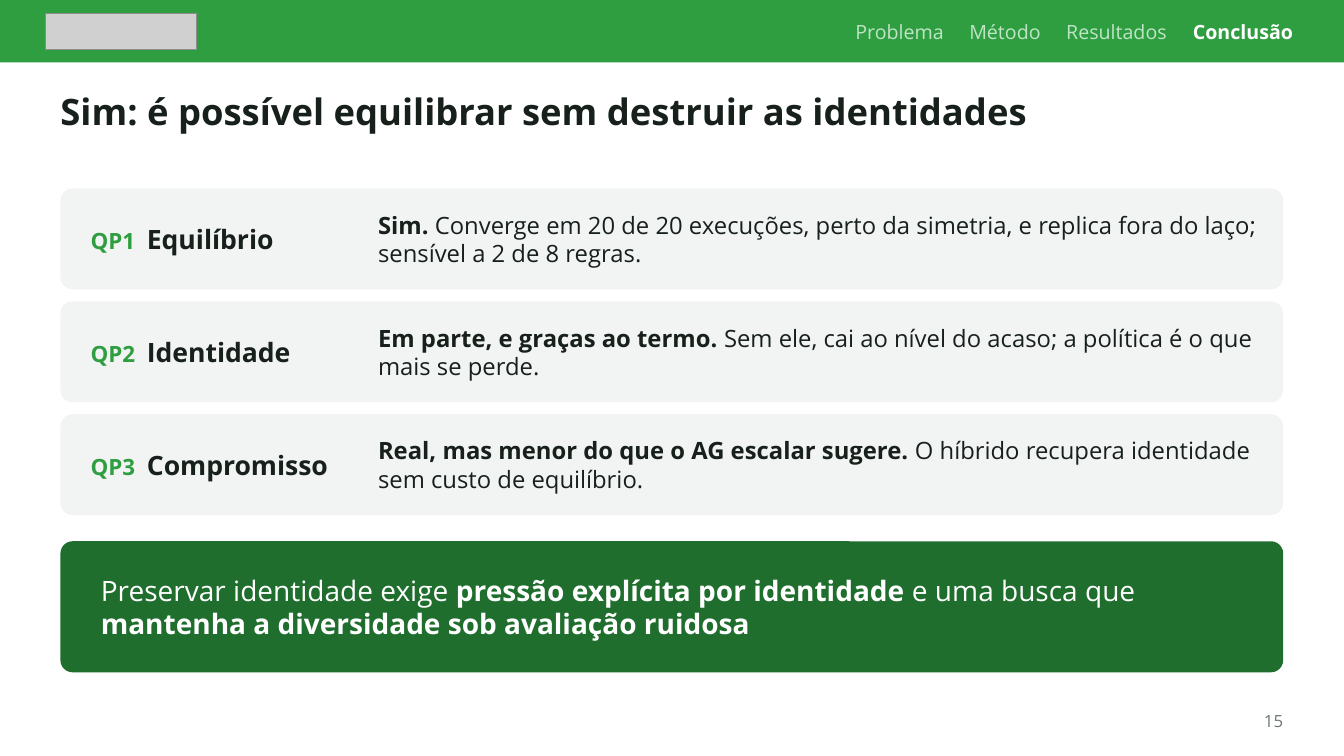
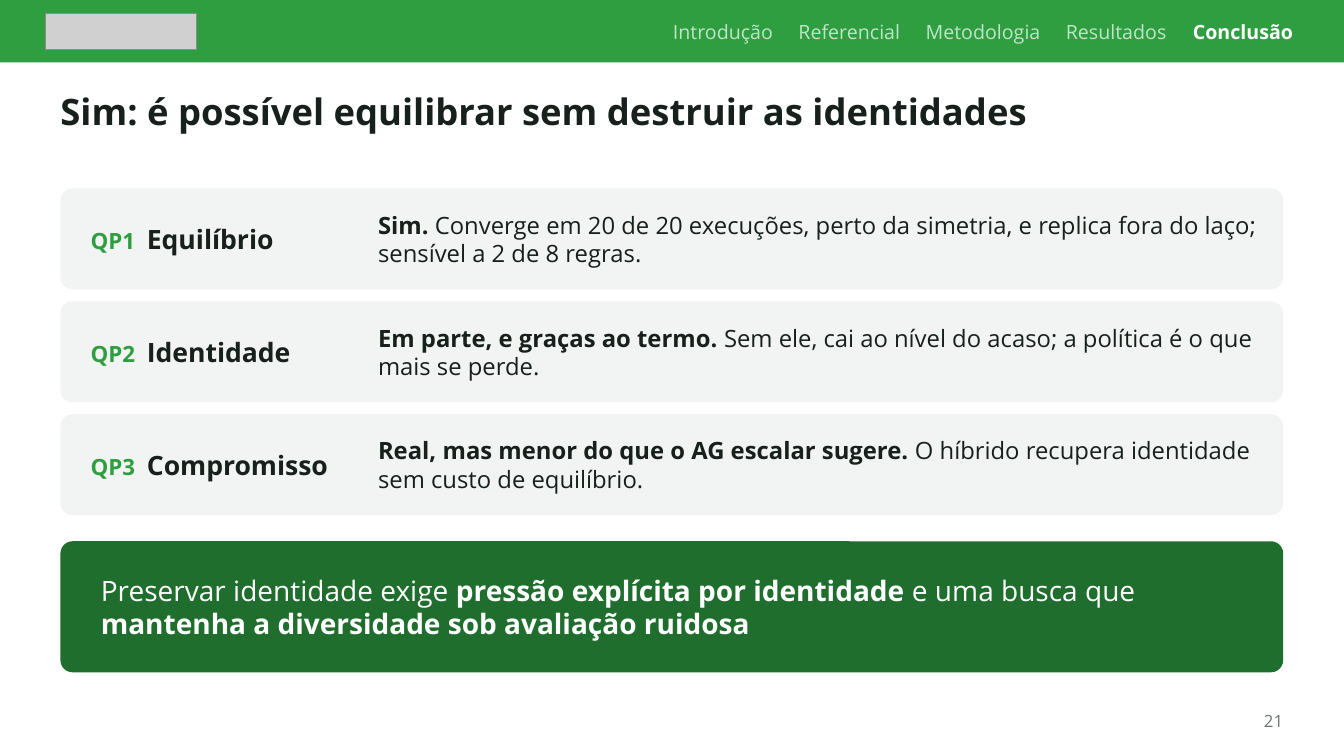
Before and after one commit to M-Gimenes/Simulation, a slide deck: slide 21 of overleaf/talk-committee-2026/slides.pptx (slide 15 before the commit). Drawn at 1344x756 pixels with LibreOffice and Linux fonts; fonts in the diff are those of the drawing; grey boxes stand for pictures. Boxes give left, top, right and bottom in pixels: in the first picture for what was removed or moved away, otherwise in the second. Text is boxed around its words. In the diff, an @@ line names an element or a change of style, - is before the commit and + after.

```diff
--- a/overleaf/talk-committee-2026/slides.pptx
+++ b/overleaf/talk-committee-2026/slides.pptx
@@ text at [673, 24, 1293, 44]: text changed @@
-Problema Método Resultados Conclusão
+Introdução Referencial Metodologia Resultados Conclusão
@@ text at [1264, 715, 1283, 727]: text changed @@
-15
+21
```
Also in this commit, not shown: 15 other slides changed, 7 slides added, 2 other files.
